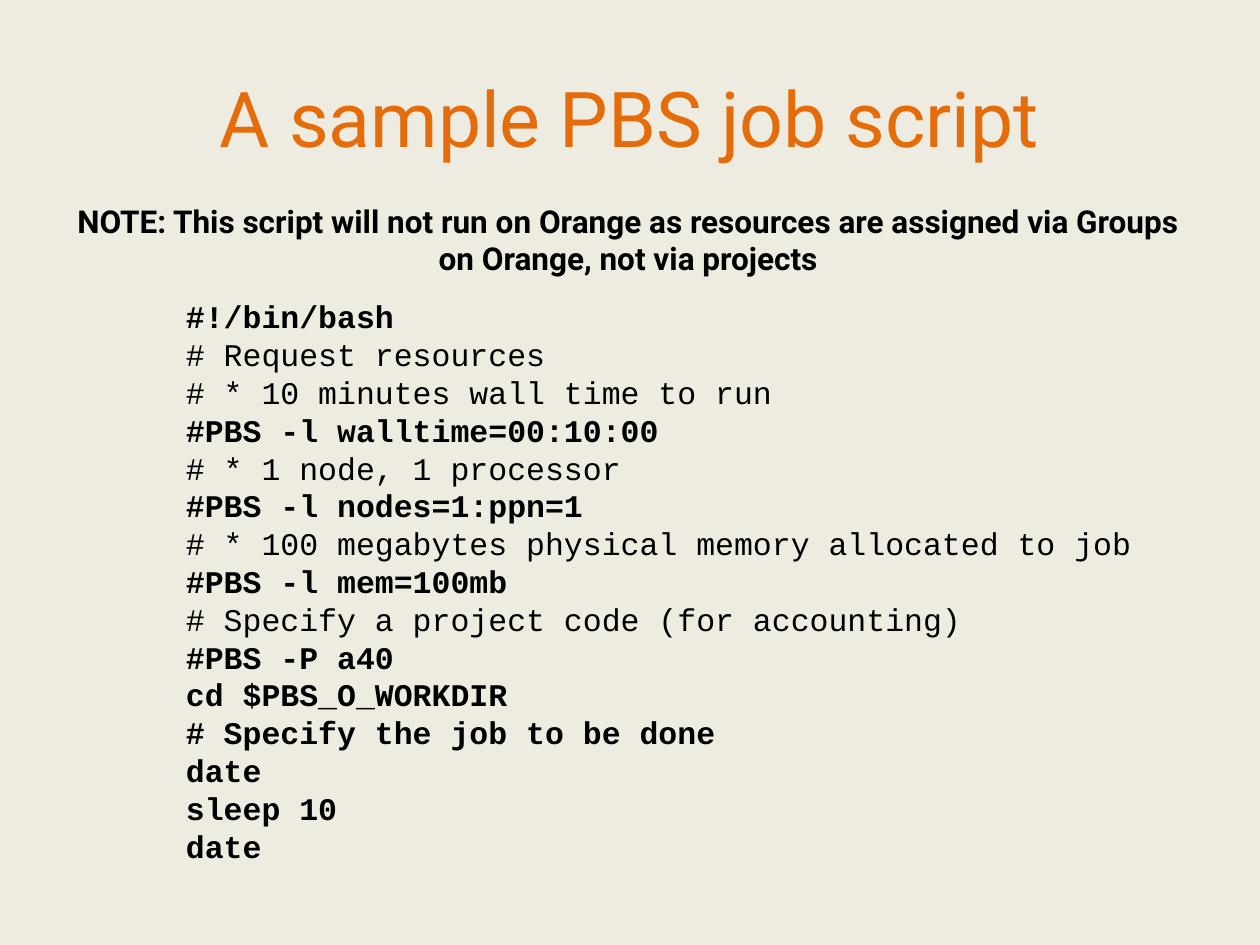
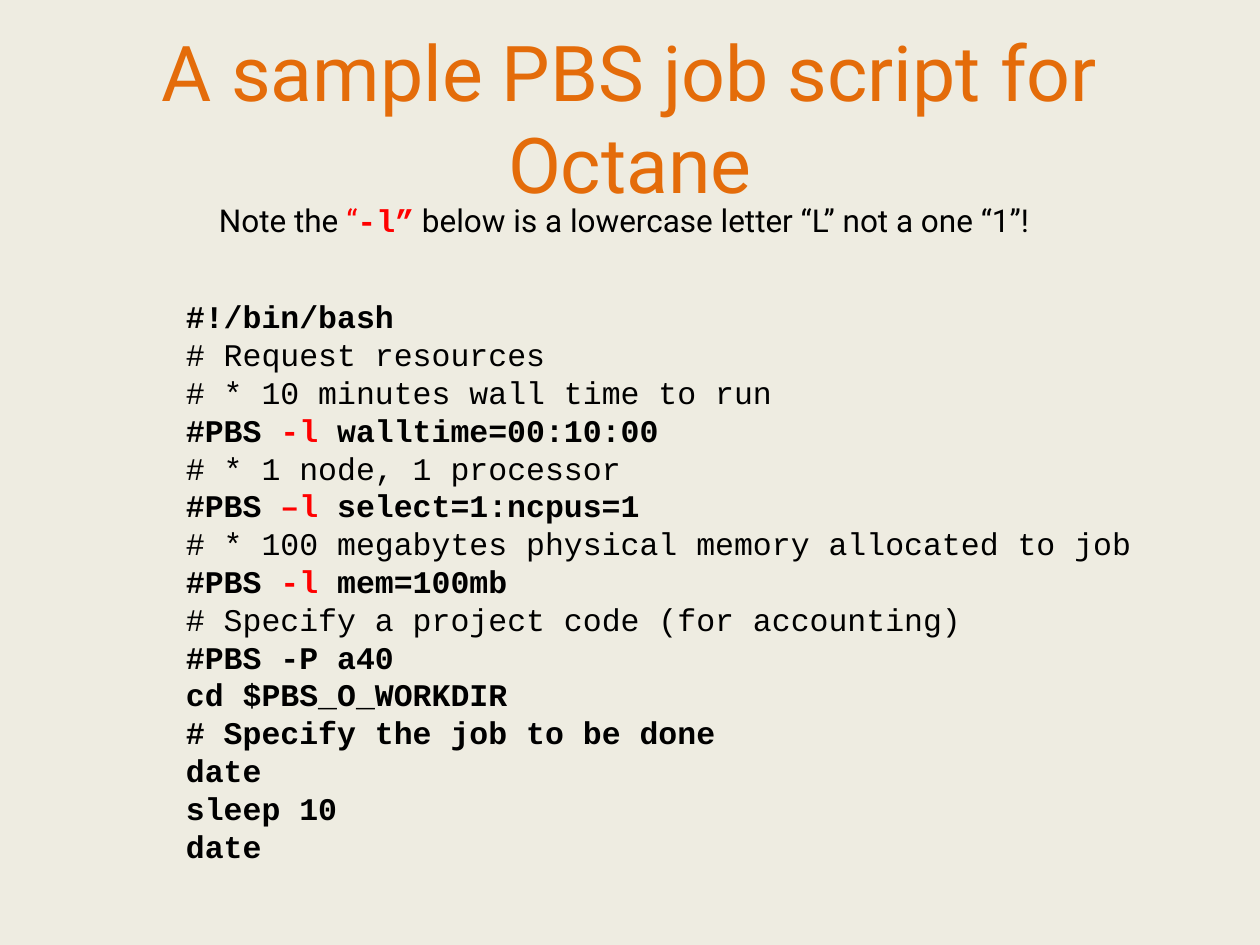
Before and after one commit to IntersectAustralia/TrainingMaterials, a slide deck: slide 25 of IntroToUnixHPC/03 HPC - Slides.pptx. Drawn at 1260x945 pixels with LibreOffice and Linux fonts; fonts in the diff are those of the drawing. Boxes give left, top, right and bottom in pixels: in the first picture for what was removed or moved away, otherwise in the second. Text is boxed around its words. In the diff, an @@ line names an element or a change of style, - is before the commit and + after.

```diff
--- a/IntroToUnixHPC/03 HPC - Slides.pptx
+++ b/IntroToUnixHPC/03 HPC - Slides.pptx
@@ text at [162, 42, 1097, 211]: text changed @@
-A sample PBS job script
+A sample PBS job script for Octane
@@ text at [219, 208, 1029, 233]: text changed; bold off @@
-NOTE: This script will not run on Orange as resources are assigned via Groups on Orange, not via projects
+Note the “-l” below is a lowercase letter “L” not a one “1”!
@@ text at [186, 419, 658, 594]: text colour #000000 to #FF0000 in "-l", "-l" @@
@@ text at [186, 495, 639, 524]: text changed @@
-#PBS -l nodes=1:ppn=1
+#PBS –l select=1:ncpus=1
```
Also in this commit, not shown: 10 other slides changed, 1 slide added, 1 slide removed, 1 other file.
